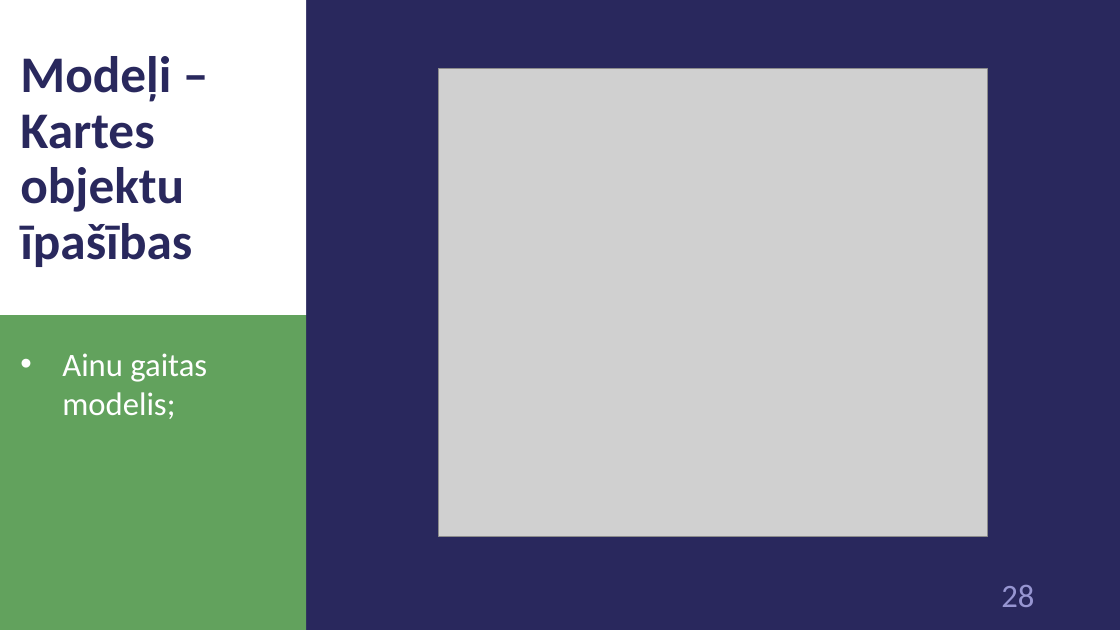
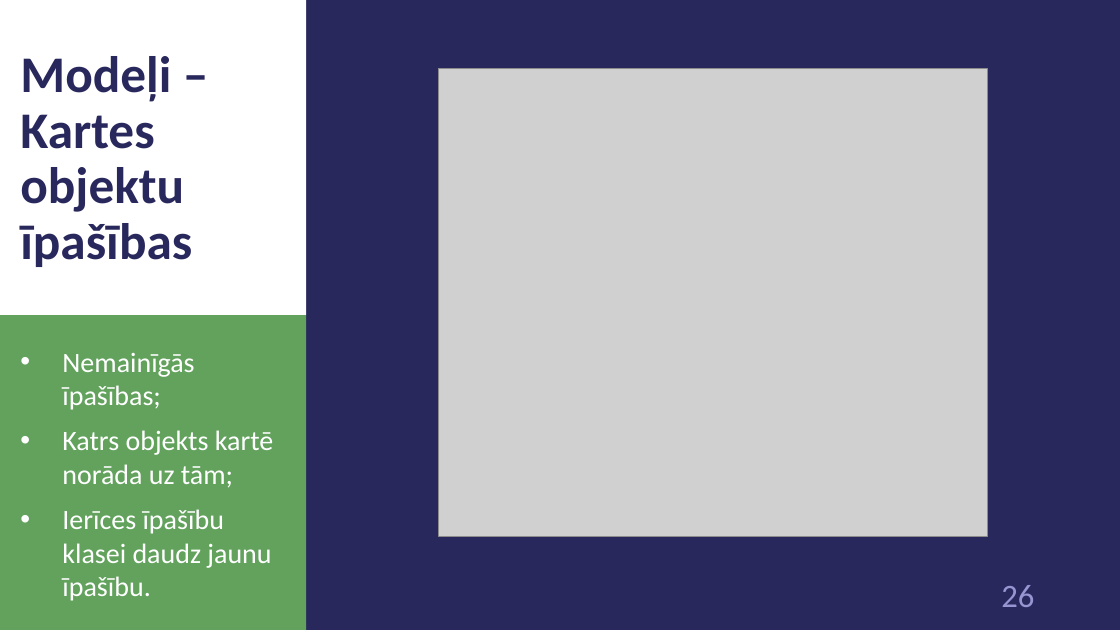
Before and after one commit to 1ivyatan/drumstalotajs, a slide deck: slide 26 of Documentation/Prezentācija.pptx (slide 28 before the commit). Drawn at 1120x630 pixels with LibreOffice and Linux fonts; fonts in the diff are those of the drawing; grey boxes stand for pictures. Boxes give left, top, right and bottom in pixels: in the first picture for what was removed or moved away, otherwise in the second. Text is boxed around its words. In the diff, an @@ line names an element or a change of style, - is before the commit and + after.

Commit message:
add model descs

```diff
--- a/Documentation/Prezentācija.pptx
+++ b/Documentation/Prezentācija.pptx
@@ text at (x1=62, y1=353, x2=273, y2=601): text changed; size 28 to 24 pt @@
-• Ainu gaitas modelis;
+• Nemainīgās īpašības;
+• Katrs objekts kartē norāda uz tām;
+• Ierīces īpašību klasei daudz jaunu īpašību.
@@ page number at (x1=1001, y1=585, x2=1034, y2=607): text changed @@
-28
+26
```
Also in this commit, not shown: 11 other slides changed, 1 slide added, 5 slides removed.
